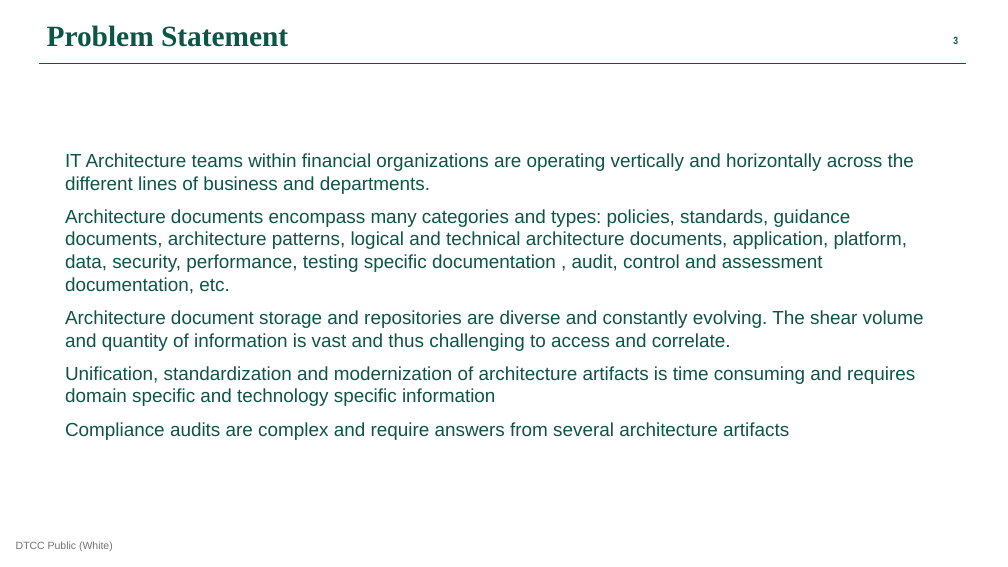
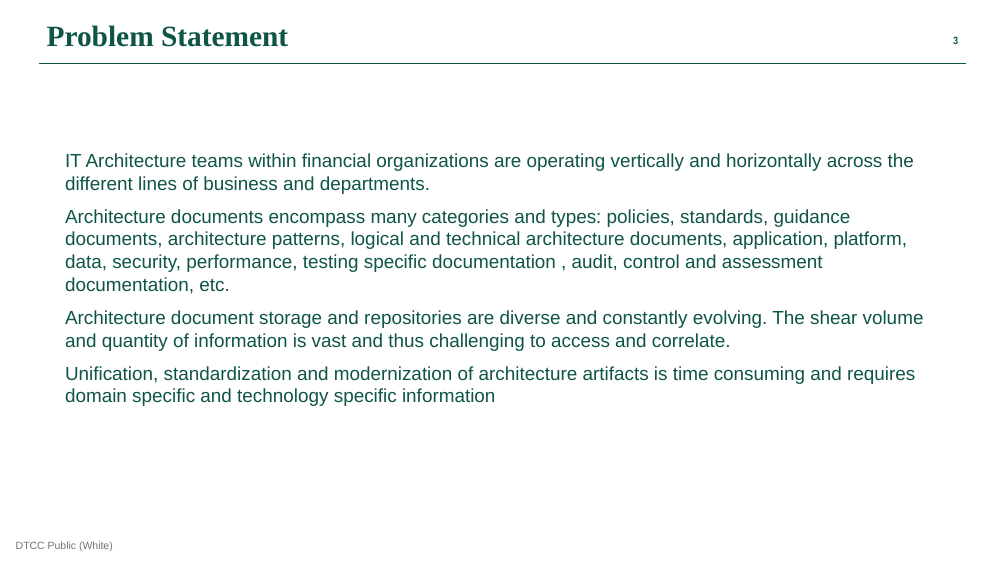
Before and after one commit to finos-labs/dtcch-2025-archie, a slide deck: slide 3 of hackathon_documentation/DTCC-Hackathon-2025-presentation-Archie.pptx. Drawn at 1008x567 pixels with LibreOffice and Linux fonts; fonts in the diff are those of the drawing. Boxes give left, top, right and bottom in pixels: in the first picture for what was removed or moved away, otherwise in the second. Text is boxed around its words. In the diff, an @@ line names an element or a change of style, - is before the commit and + after.

Commit message:
add change to ppt

```diff
--- a/hackathon_documentation/DTCC-Hackathon-2025-presentation-Archie.pptx
+++ b/hackathon_documentation/DTCC-Hackathon-2025-presentation-Archie.pptx
@@ text at <box>65,422,789,440</box>: paragraph removed @@
-Compliance audits are complex and require answers from several architecture artifacts
```
Also in this commit, not shown: 1 other slide changed.
